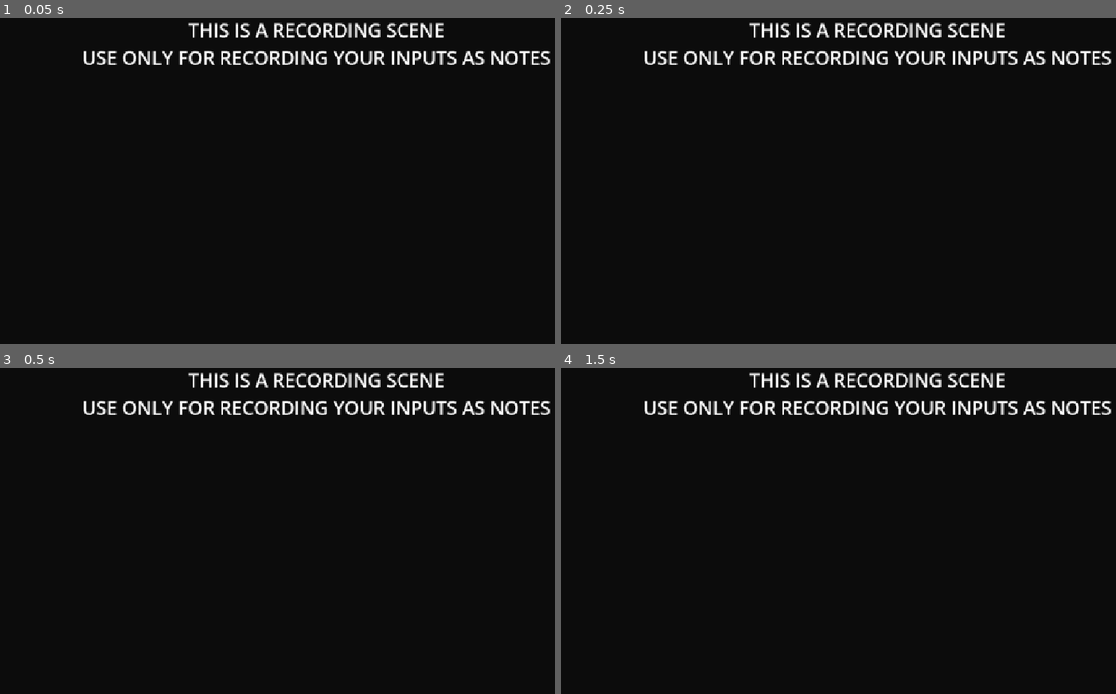
Above: before the commit, frames 1-4 (two rows, left to right).
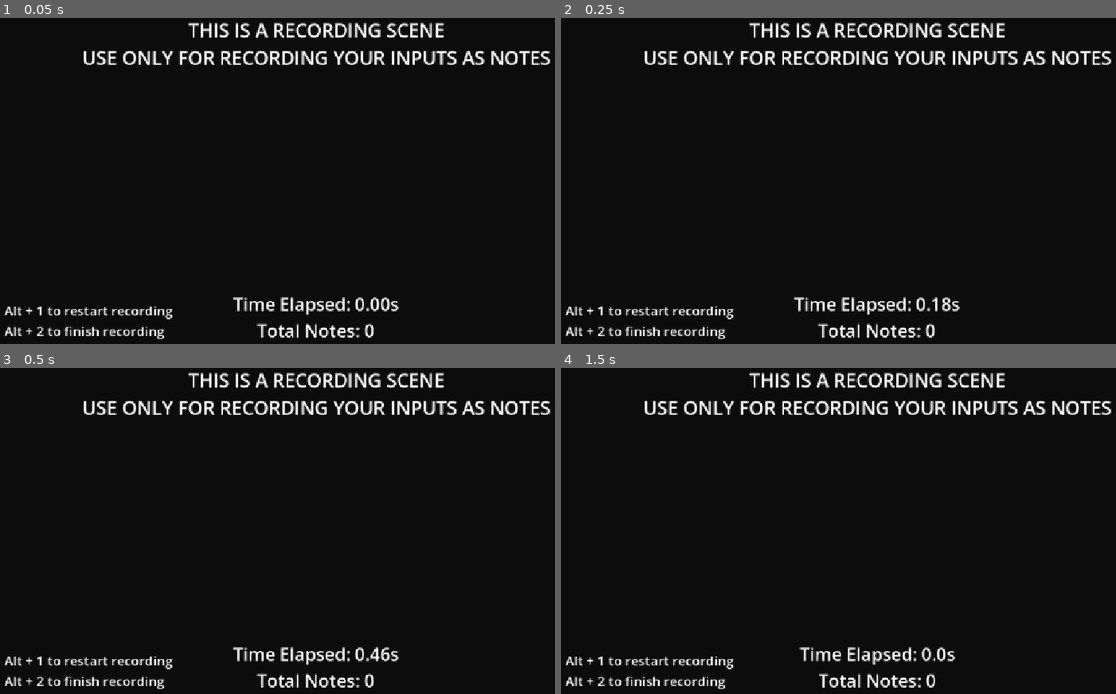
Above: after the commit, the same moments.

Repository: YugoJr/Prototype
Game: Godot game, scene res://scenes/record_scene.tscn
Two runs of this game, one before a commit and one after it. Both use one fixed random seed, a clock stepped at 60 frames per second and the inputs below. After the commit the project has no main scene; this scene is started directly in both runs. Sound files missing from this copy of the repository are replaced by a short silence.
Inputs (mouse positions are in pixels of both pictures, inside the frame that each line leads up to):
- Up to frame 1 (0.05 s): no input
- Up to frame 2 (0.25 s): no input
- Up to frame 3 (0.5 s): no input
- Up to frame 4 (1.5 s): tap Enter at 0.5 s; move the mouse to (1016, 501) at 0.52 s; tap 1 at 0.6, 1.35 s; move the mouse to (749, 537) at 1.27 s

The runs differ from the first frame. In frame 1, 1.9% of the frame differs, in the area x 0-72%, y 85-99%; in frame 2, 1.9%; in frame 3, 1.9%; in frame 4, 1.8%.

Commit message:
removed video and cropped music for lvl 1

Diff:
--- a/project.godot
+++ b/project.godot
@@ -11,7 +11,6 @@
 [application]
 
 config/name="Prototype game"
-run/main_scene="uid://bv3dwqp0yq6lh"
 config/features=PackedStringArray("4.6", "GL Compatibility")
 boot_splash/show_image=false
 boot_splash/use_filter=false
--- a/scenes/nodes/control.tscn
+++ /dev/null
@@ -1,26 +0,0 @@
-[gd_scene format=3 uid="uid://dhutae85ew0vm"]
-
-[node name="Control" type="Control" unique_id=2061371562]
-layout_mode = 3
-anchors_preset = 15
-anchor_right = 1.0
-anchor_bottom = 1.0
-grow_horizontal = 2
-grow_vertical = 2
-
-[node name="Label" type="Label" parent="." unique_id=449099662]
-layout_mode = 1
-anchors_preset = 8
-anchor_left = 0.5
-anchor_top = 0.5
-anchor_right = 0.5
-anchor_bottom = 0.5
-offset_left = -23.0
-offset_top = -24.5
-offset_right = 27.190002
-offset_bottom = 24.5
-grow_horizontal = 2
-grow_vertical = 2
-theme_override_font_sizes/font_size = 209
-text = "12345
-"
--- a/scenes/record_scene.tscn
+++ b/scenes/record_scene.tscn
@@ -1,13 +1,15 @@
 [gd_scene format=3 uid="uid://bje1xs1ll5el8"]
 
+[ext_resource type="Script" uid="uid://dvqs74cvs83gj" path="res://scenes/record_ui.gd" id="1_dgygn"]
 [ext_resource type="PackedScene" uid="uid://bv3dwqp0yq6lh" path="res://scenes/record_ui.tscn" id="1_oih1x"]
 [ext_resource type="AudioStream" uid="uid://dl1wyo3sht1tv" path="res://assets/music/level1.mp3" id="2_3okdn"]
 
 [node name="recordScene" type="Node2D" unique_id=1520327312]
+script = ExtResource("1_dgygn")
 
 [node name="CanvasLayer" type="CanvasLayer" parent="." unique_id=874179618]
 
 [node name="recordUI" parent="CanvasLayer" unique_id=1719243649 instance=ExtResource("1_oih1x")]
 
-[node name="music" type="AudioStreamPlayer" parent="." unique_id=740096004]
+[node name="music" type="AudioStreamPlayer" parent="." unique_id=1366393674]
 stream = ExtResource("2_3okdn")
--- /dev/null
+++ b/scenes/record_ui.gd
@@ -0,0 +1,29 @@
+extends Node2D
+
+var start_time: float
+
+func _ready() -> void:
+	start_time = Time.get_ticks_msec() / 1000.0
+	$music.play()
+
+var sub = 4
+var totalNotes = 0
+
+func _input(event: InputEvent) -> void:
+	if event is InputEventKey and event.pressed:
+		if event.keycode == KEY_1 and event.alt_pressed:
+			get_tree().reload_current_scene()
+
+	if event.is_action_pressed("e"):
+		saveNote(global.key.E, $music.get_playback_position())
+
+func _process(delta: float) -> void:
+	if $music.get_playback_position() > 10.0:
+		sub = 5
+	elif $music.get_playback_position() > 100.0:
+		sub = 6
+	$CanvasLayer/recordUI/time.text = "Time Elapsed: " + str($music.get_playback_position()).substr(0, sub) + "s\nTotal Notes: " + str(totalNotes)
+
+
+func saveNote(keyEnum, time):
+	totalNotes += 1
--- a/scenes/record_ui.tscn
+++ b/scenes/record_ui.tscn
@@ -1,6 +1,4 @@
 [gd_scene format=3 uid="uid://bv3dwqp0yq6lh"]
-
-[ext_resource type="AudioStream" uid="uid://dl1wyo3sht1tv" path="res://assets/music/level1.mp3" id="1_6jy17"]
 
 [node name="recordUI" type="Control" unique_id=1719243649]
 layout_mode = 3
@@ -37,6 +35,35 @@
 USE ONLY FOR RECORDING YOUR INPUTS AS NOTES"
 horizontal_alignment = 1
 
-[node name="AudioStreamPlayer" type="AudioStreamPlayer" parent="." unique_id=716602111]
-stream = ExtResource("1_6jy17")
-autoplay = true
+[node name="time" type="Label" parent="." unique_id=1023366064]
+layout_mode = 1
+anchors_preset = 8
+anchor_left = 0.5
+anchor_top = 0.5
+anchor_right = 0.5
+anchor_bottom = 0.5
+offset_left = -140.5
+offset_top = 220.0
+offset_right = 140.5
+offset_bottom = 313.0
+grow_horizontal = 2
+grow_vertical = 2
+theme_override_font_sizes/font_size = 32
+text = "Time Elapsed: 0.0s
+Total Notes: 0"
+horizontal_alignment = 1
+
+[node name="Label2" type="Label" parent="." unique_id=1973779156]
+layout_mode = 1
+anchors_preset = 2
+anchor_top = 1.0
+anchor_bottom = 1.0
+offset_left = 12.0
+offset_top = -86.0
+offset_right = 317.0
+offset_bottom = -15.0
+grow_vertical = 0
+theme_override_font_sizes/font_size = 24
+text = "Alt + 1 to restart recording
+Alt + 2 to finish recording"
+vertical_alignment = 2
--- a/scenes/root/game.tscn
+++ /dev/null
@@ -1,3 +0,0 @@
-[gd_scene format=3 uid="uid://d34km1g0l1nbj"]
-
-[node name="record" type="Node2D" unique_id=1959608706]
--- /dev/null
+++ b/scenes/root/global.gd
@@ -0,0 +1,3 @@
+extends Node
+
+enum key {E, R, I, O}
--- a/scripts/color_rect.gd
+++ /dev/null
@@ -1,5 +0,0 @@
-extends ColorRect
-
-
-func _physics_process(delta: float) -> void:
-	position.x = clamp(lerp(position.x, get_global_mouse_position().x, 0.1),400, 800)
--- a/scripts/game_manager.gd
+++ b/scripts/game_manager.gd
@@ -2,7 +2,7 @@
 
 enum key {E, R, U, I}
 
-@onready var noteClone = preload("res://note.tscn")
+@onready var noteClone = preload("res://scenes/nodes/note.tscn")
 var levelData = {
 	key.E: 3.0,
 }
Not shown, added: scenes/record_ui.gd.uid
Not shown, added: scenes/root/global.gd.uid
Not shown, removed: scripts/color_rect.gd.uid
